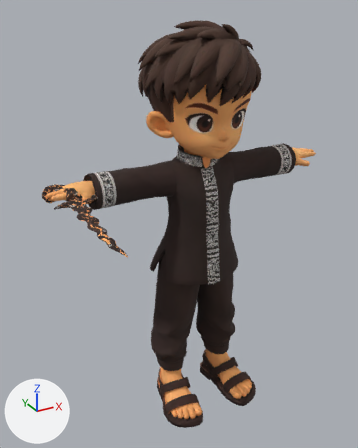
What one commit did to the glTF model model-3d-hp/kiansantang-reno.glb.
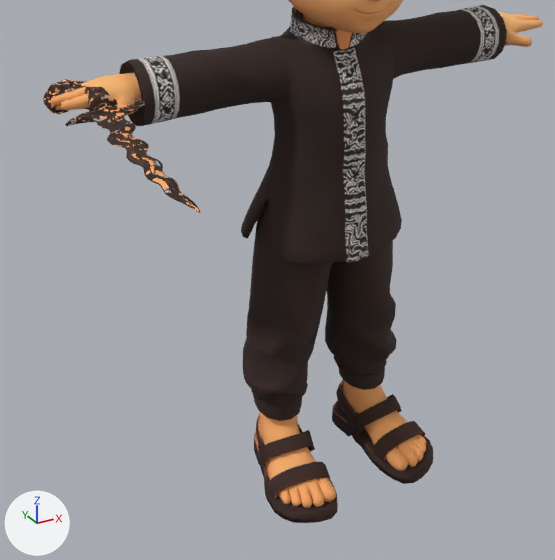
Old and new are each drawn whole from a camera (50 mm lens) standing at (-0.606, -0.989, 1.028) and looking at (-0.079, -0.031, 0.549) and again close up on the part from 5% to 90% of the width and 31% to 100% of the height. Arrows for +X, +Y and +Z are at lower left; the lights stay in place. The last two pictures show the newer version.

The first close-up shows 'keris', 'tripo_node_ed141354-ebf9-4733-8310-cf8ddc74b8dd'.
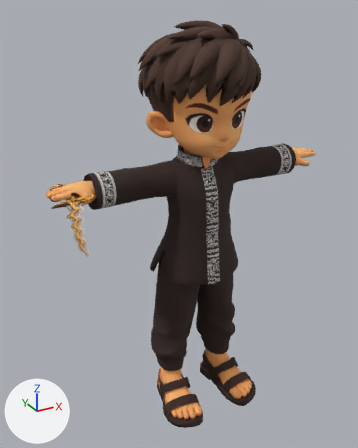
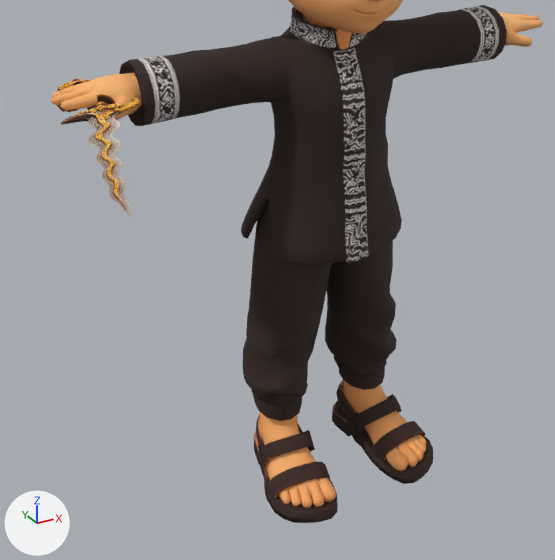
Boxes (x1, y1, x2, y2) around the edits, measured in the close-ups (555 x 560 px):
'keris', surface changed, moved, turned, rescaled: before (43, 79, 201, 213); after (57, 79, 140, 216)

Diff of the bpy script that builds the scene:
```diff
--- a/model-3d-hp/kiansantang-reno.glb.py
+++ b/model-3d-hp/kiansantang-reno.glb.py
@@ img_image_0 @@
+img_image_0 = load_image('Image_0', '_unpacked/Image_0', 1024, 1024, 'sRGB')
@@ mat_tripo_mat_8acbfbb0_82ad_4bd1_a4fd_c3c279714186 @@
 mat_tripo_mat_8acbfbb0_82ad_4bd1_a4fd_c3c279714186 = principled_material('tripo_mat_8acbfbb0-82ad-4bd1-a4fd-c3c279714186')
-mat_tripo_mat_8acbfbb0_82ad_4bd1_a4fd_c3c279714186.texture = img_image_1
+mat_tripo_mat_8acbfbb0_82ad_4bd1_a4fd_c3c279714186.texture = img_image_0
 mat_tripo_mat_8acbfbb0_82ad_4bd1_a4fd_c3c279714186.roughness = 0.9
@@ ob_keris @@
 ob_keris = bpy.data.objects.new('keris', me_mesh_1)
-ob_keris.location = (-0.378, -0.328, 0.681)
-ob_keris.rotation_euler = (-1.486, 3.048, -0.136)  # degrees (-85, 175, -7.8)
-ob_keris.scale = (0.4, 0.4, 0.4)
+ob_keris.parent = ob_scene_001
+ob_keris.location = (0.0, 0.0, 0.0)
@@ ob_scene_001 @@
+ob_scene_001 = bpy.data.objects.new('Scene.001', None)
+ob_scene_001.parent = ob_node_59
+ob_scene_001.location = (0.0, 0.0, 0.0)
@@ ob_node_59 @@
+ob_node_59 = bpy.data.objects.new('Node_59', None)
+ob_node_59.parent = ob_node_60
+ob_node_59.location = (0.0257, -0.00457, -0.826)
@@ ob_node_60 @@
+ob_node_60 = bpy.data.objects.new('Node_60', None)
+ob_node_60.location = (-0.31, 0.0219, 0.647)
+ob_node_60.rotation_euler = (1.661, 0.169, 2.812)  # degrees (95, 9.7, 161)
+ob_node_60.scale = (0.4, 0.4, 0.4)
```
